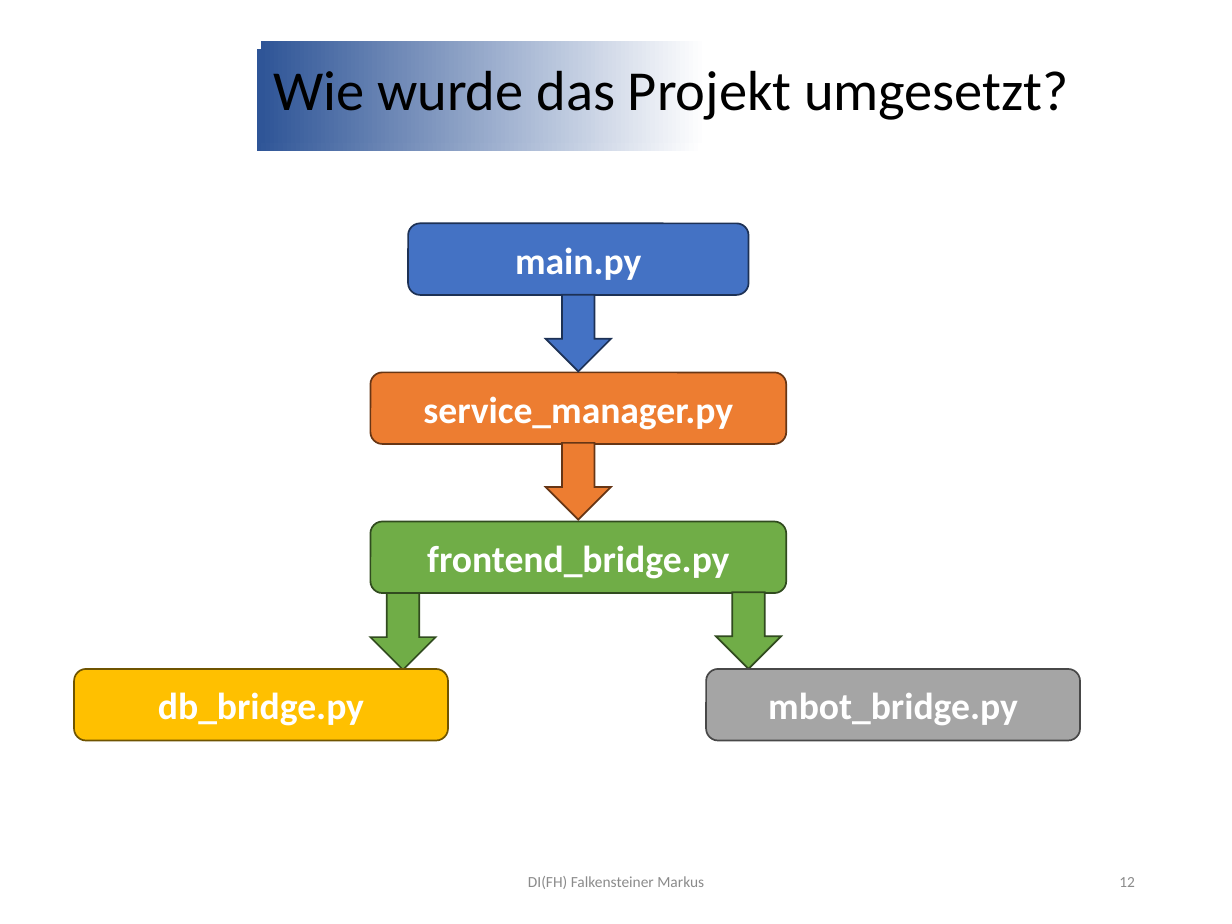
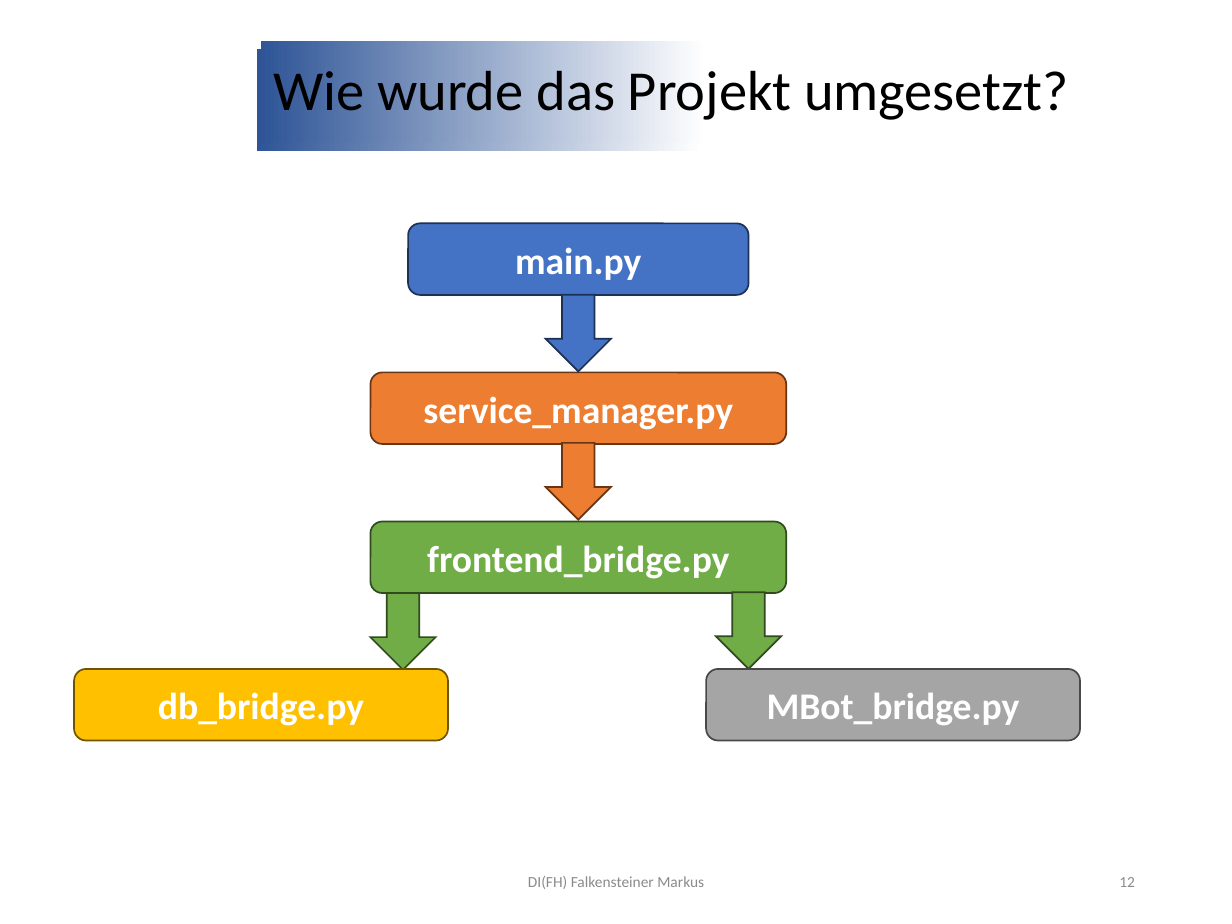
Before and after one commit to jonasaberger/SYP4_MBOT_G1, a slide deck: slide 12 of 02_Backend/!_Docs/INF4_SYP_Gruppe1_Abschlusspräsentation.pptx. Drawn at 1232x924 pixels with LibreOffice and Linux fonts; fonts in the diff are those of the drawing; background and template pictures are left out. Boxes give left, top, right and bottom in pixels: in the first picture for what was removed or moved away, otherwise in the second. Text is boxed around its words. In the diff, an @@ line names an element or a change of style, - is before the commit and + after.

```diff
--- a/02_Backend/!_Docs/INF4_SYP_Gruppe1_Abschlusspräsentation.pptx
+++ b/02_Backend/!_Docs/INF4_SYP_Gruppe1_Abschlusspräsentation.pptx
@@ text in rounded rectangle at [767,693,1020,725]: text changed @@
-mbot_bridge.py
+MBot_bridge.py
```
Also in this commit, not shown: 13 other slides changed, 1 slide added, 1 slide removed.
